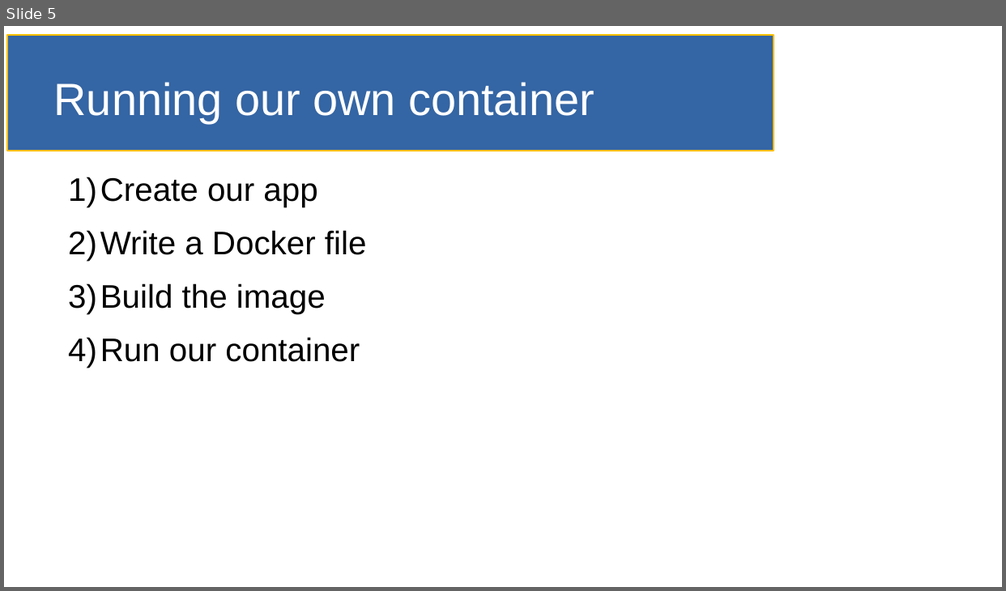
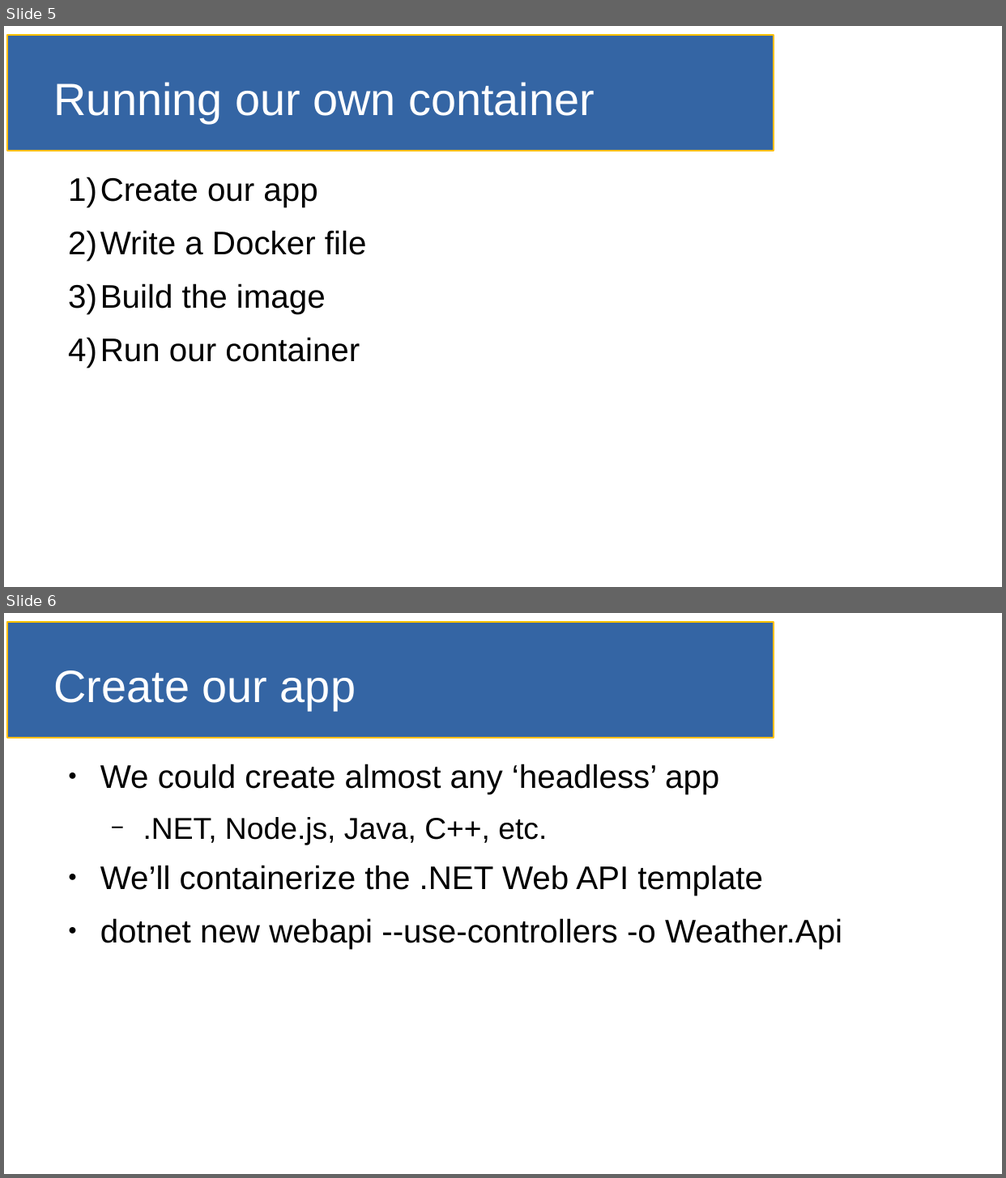
Before and after one commit to SmithE65/Containerizing, a slide deck: doc/slides.odp. Shown one above the other, each under a label of ours: slide 5 before the commit, slides 5 and 6 after it. The pictures are 1006x591 and 1006x1178 pixels, drawn with LibreOffice and Linux fonts; fonts in the diff are those of the drawing. Boxes give left, top, right and bottom in pixels: in the first picture for what was removed or moved away, otherwise in the second. Text is boxed around its words. In the diff, an @@ line names an element or a change of style, - is before the commit and + after.

```diff
--- a/doc/slides.odp
+++ b/doc/slides.odp
@@ slide 6 added at bbox=[4, 613, 1002, 1174], background #FFFFFF; not listed: 1 template element that a slide beside it also shows @@
@@ title added at bbox=[54, 671, 356, 710], 36 pt, text #FFFFFF @@
+Create our app
@@ text added at bbox=[100, 764, 842, 949], 26 pt, text #000000 @@
+● We could create almost any ‘headless’ app
+  − .NET, Node.js, Java, C++, etc.
+● We’ll containerize the .NET Web API template
+● dotnet new webapi --use-controllers -o Weather.Api
```
Also in this commit, not shown: 3 slides changed, 9 other slides added, 2 slides removed, 1 other file.
